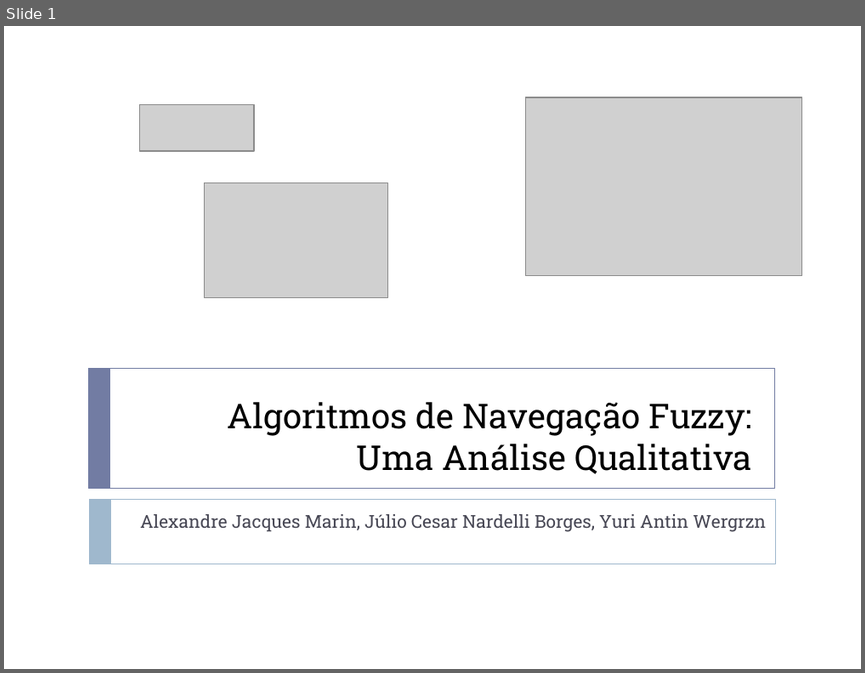
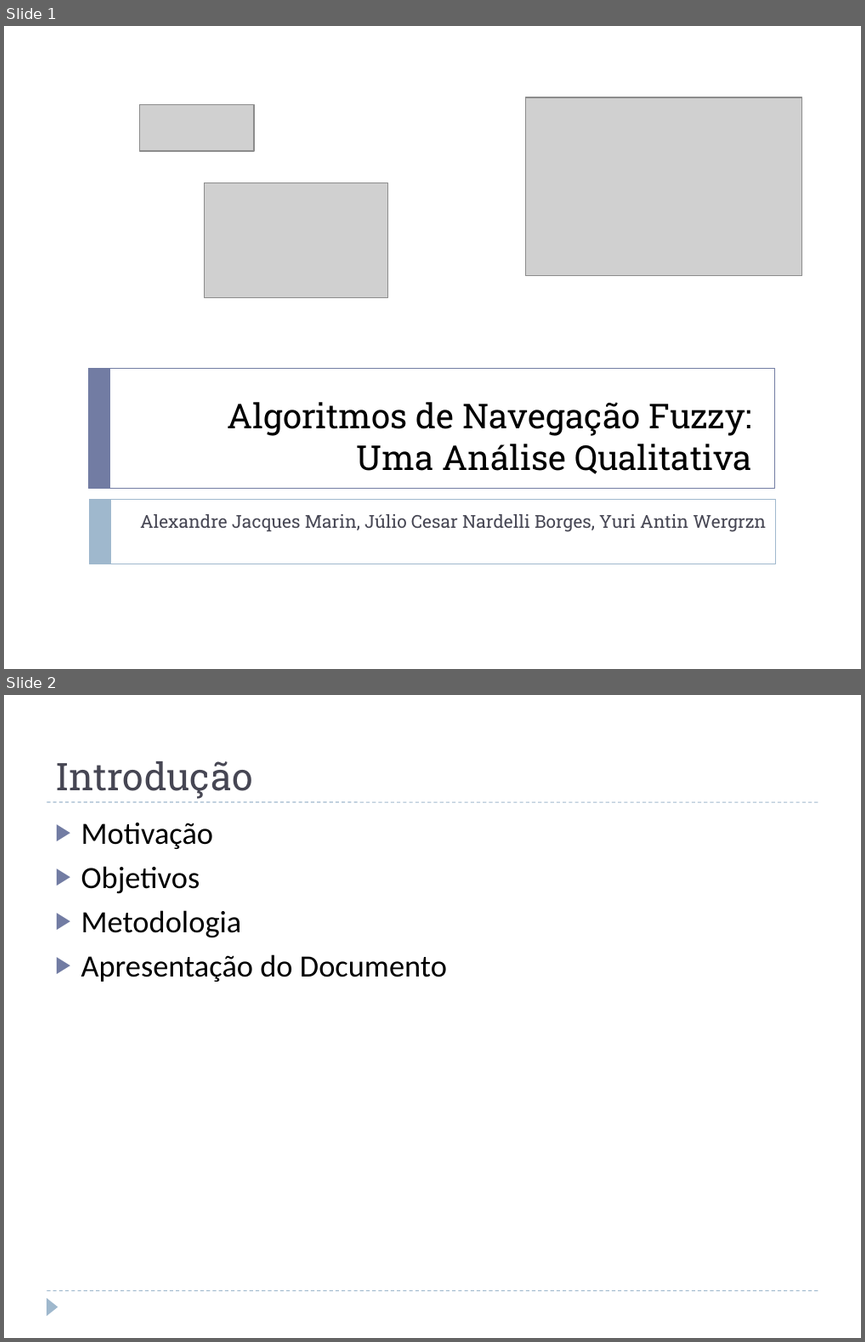
Before and after one commit to jcnborges/TCC, a slide deck: qualificacao.pptx. Shown one above the other, each under a label of ours: slide 1 before the commit, slides 1 and 2 after it. The pictures are 865x673 and 865x1342 pixels, drawn with LibreOffice and Linux fonts; fonts in the diff are those of the drawing; grey boxes stand for pictures. Boxes give left, top, right and bottom in pixels: in the first picture for what was removed or moved away, otherwise in the second. Text is boxed around its words. In the diff, an @@ line names an element or a change of style, - is before the commit and + after.

```diff
--- a/qualificacao.pptx
+++ b/qualificacao.pptx
@@ slide 2 added at (x1=4, y1=695, x2=861, y2=1338), background #FFFFFF @@
@@ title added at (x1=55, y1=761, x2=252, y2=799), 32 pt, text #464653 @@
+Introdução
@@ line added from (46, 802) to (818, 802), #9FB8CD 0.75 pt dashed @@
@@ text added at (x1=81, y1=823, x2=447, y2=981), 26 pt, text #000000 @@
+▶ Motivação
+▶ Objetivos
+▶ Metodologia
+▶ Apresentação do Documento
@@ line added from (46, 1291) to (818, 1291), #9FB8CD 0.75 pt dashed @@
@@ triangle added at (x1=46, y1=1298, x2=58, y2=1315), fill #9FB8CD @@
```
Also in this commit, not shown: 15 other slides added.
